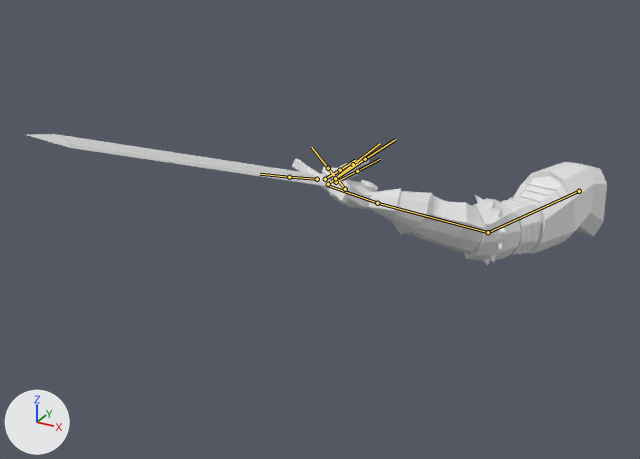
The FBX model Assets/Models/PlayerModels/PlayerSword/PlayerSword.fbx, before and after one commit.
Both versions are drawn from a 50 mm camera at (2.17, -10.39, 5.05) aimed at (-2.44, -2.01, 0.87). The lights are fixed; the arrows at lower left show +X, +Y and +Z. Both versions are drawn at frame 32 of the action 'SwordBones|SwordSweep'; the numbers are the values there. The bones that bend it are drawn over the model as lines.

Objects in the first picture: 'ArmArmoredLow.002', 'ArmArmoredLow.003'.
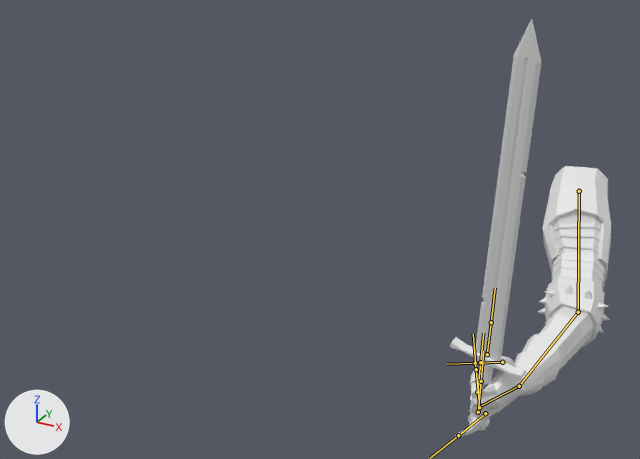
Where the change shows, as pixel boxes (x1, y1, x2, y2) in the pictures (640 x 459 px):
'ArmArmoredLow.002', posed (45% narrower, 155% taller)
    before: (321, 159, 607, 265)
    after: (455, 166, 611, 438)
'ArmArmoredLow.003', posed (74% narrower, 489% taller)
    before: (27, 134, 378, 203)
    after: (450, 19, 541, 430)
bone 'UpperArm', root to tip
    before: (579, 191) to (488, 232)
    after: (579, 191) to (578, 312)
bone 'ForeArm', root to tip
    before: (488, 232) to (377, 203)
    after: (578, 312) to (519, 386)
bone 'ForeArm.001', root to tip
    before: (377, 203) to (328, 185)
    after: (519, 386) to (481, 405)
bone 'Pinky2', root to tip
    before: (335, 178) to (365, 159)
    after: (485, 413) to (458, 435)
bone 'ForeArm.002', root to tip
    before: (317, 179) to (289, 177)
    after: (487, 354) to (491, 322)

The change in detail:
Bone 'UpperArm' (bone_upperarm) moves from (0.0, 0.0, 0.001) to (0.0, 0.003, 0.0).
Bone 'UpperArm' (bone_upperarm) turns from (-7, 13, 40) to (26, 8, 7) degrees about its own x, y and z.
Bone 'ForeArm' (bone_forearm) turns from (-25, -44, 10) to (-15, -7, -4) degrees about its own x, y and z.
Bone 'ForeArm.001' (bone_forearm_001) turns from (42, -47, -24) to (-8, 1, -4) degrees about its own x, y and z.
Bone 'Pinky2' (bone_pinky2) moves from (0.029, 0.28, -0.023) to (0.003, 0.027, -0.002).
Bone 'Pinky2' (bone_pinky2) turns from (22, -27, 109) to (-4, -1, -10) degrees about its own x, y and z.
Bone 'ForeArm.002' (bone_forearm_002) turns from (40, 66, 36) to (10, 5, -1) degrees about its own x, y and z.
